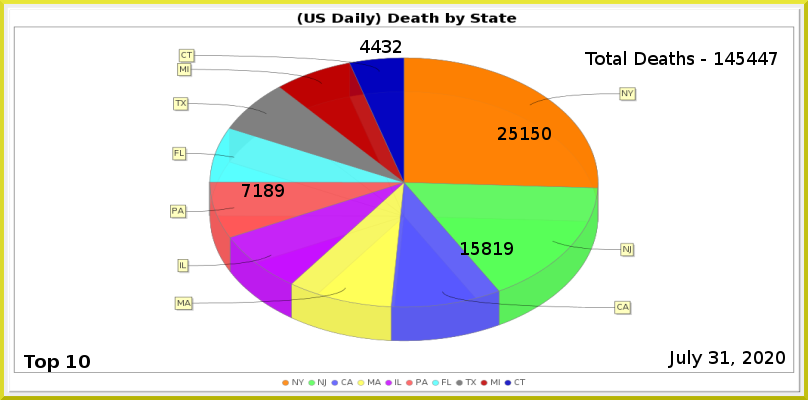
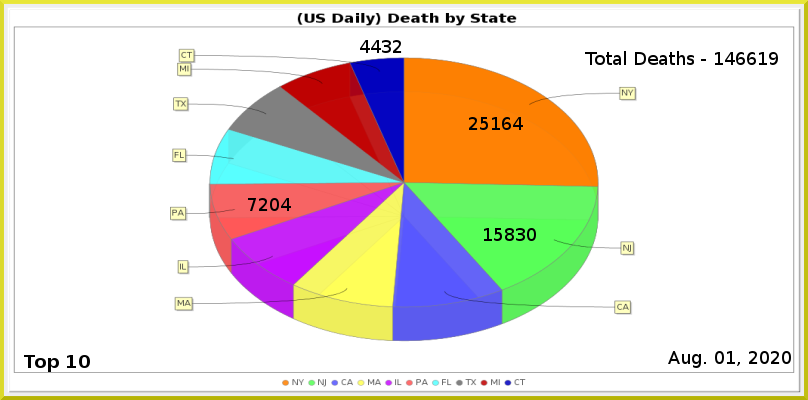
Before/after of a (808, 400) layered artwork. What changed in the layer stack:
painted on "PA" over (242, 184, 291, 211)
painted on "NJ" over (461, 228, 536, 255)
painted on "NY" over (469, 117, 551, 140)
renamed "Total Deaths - 145447" to "Total Deaths - 146619", painted on it over (736, 52, 778, 65)
painted on "Current Date" over (668, 350, 791, 368)
painted on "Death_by_State.png" over (170, 49, 637, 342)
